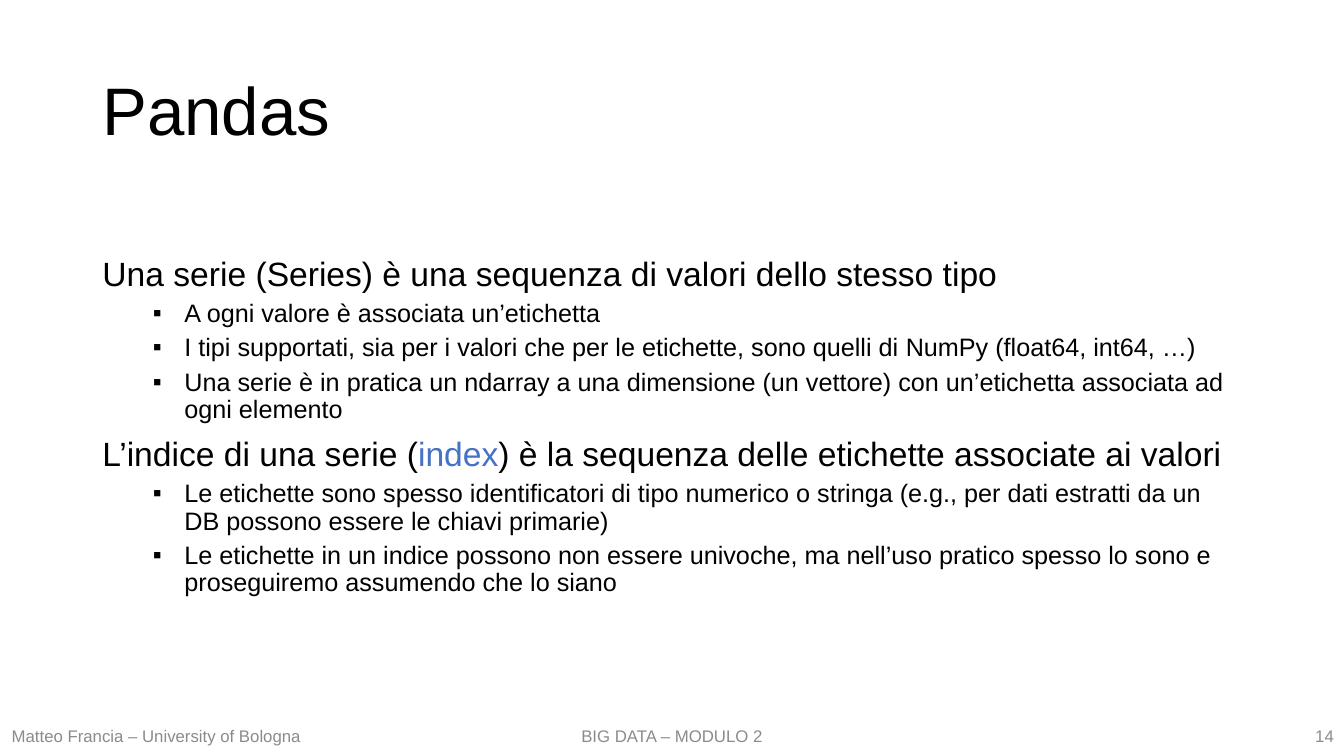
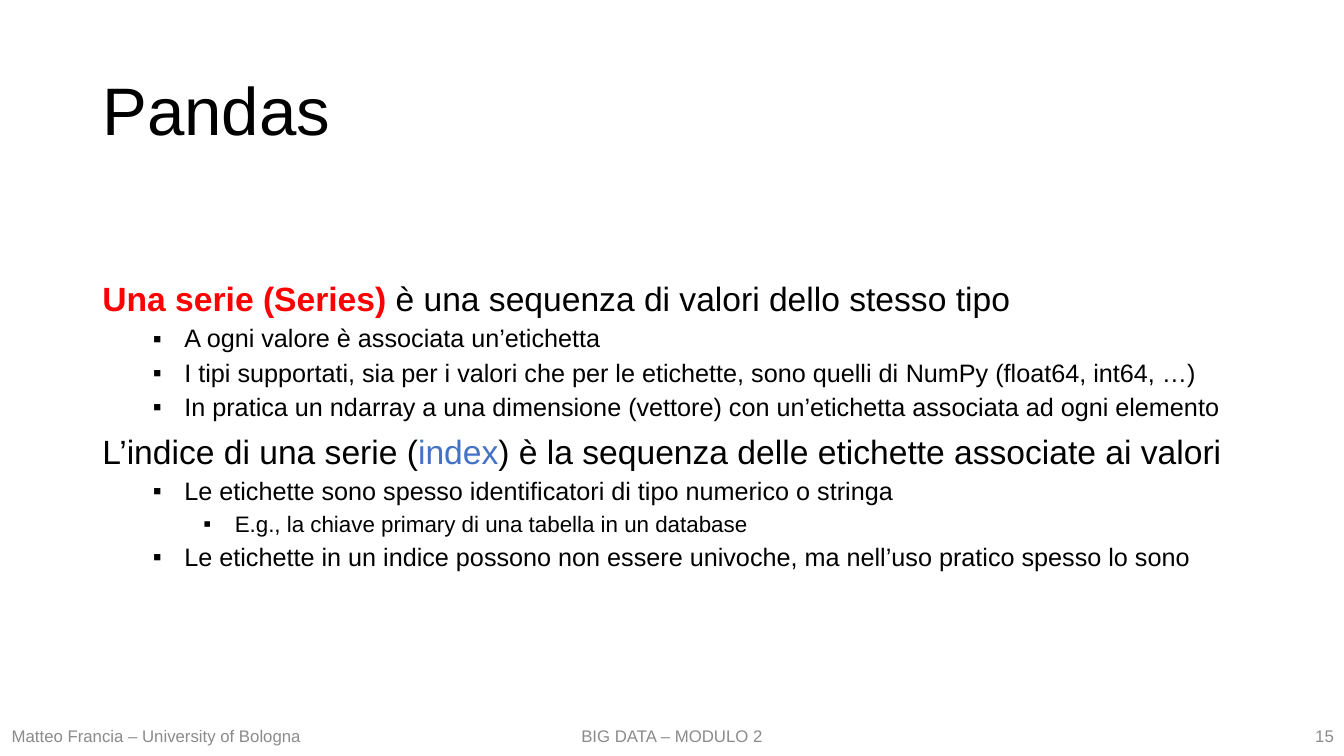
Before and after one commit to w4bo/teaching-handsondatapipelines, a slide deck: slide 15 of 01-DataPreprocessing/slides.pptx (slide 14 before the commit). Drawn at 1344x756 pixels with LibreOffice and Linux fonts; fonts in the diff are those of the drawing. Boxes give left, top, right and bottom in pixels: in the first picture for what was removed or moved away, otherwise in the second. Text is boxed around its words. In the diff, an @@ line names an element or a change of style, - is before the commit and + after.

```diff
--- a/01-DataPreprocessing/slides.pptx
+++ b/01-DataPreprocessing/slides.pptx
@@ text at box(102, 286, 1010, 318): text colour #000000 to #FF0000, bold on in "Una serie (Series)" @@
@@ text at box(184, 397, 1219, 422): text changed @@
-  ▪ Una serie è in pratica un ndarray a una dimensione (un vettore) con un’etichetta associata ad ogni elemento
+  ▪ In pratica un ndarray a una dimensione (vettore) con un’etichetta associata ad ogni elemento
@@ text at box(184, 481, 1190, 571): text changed @@
-  ▪ Le etichette sono spesso identificatori di tipo numerico o stringa (e.g., per dati estratti da un DB possono essere le chiavi primarie)
-  ▪ Le etichette in un indice possono non essere univoche, ma nell’uso pratico spesso lo sono e proseguiremo assumendo che lo siano
+  ▪ Le etichette sono spesso identificatori di tipo numerico o stringa
+    ▪ E.g., la chiave primary di una tabella in un database
+  ▪ Le etichette in un indice possono non essere univoche, ma nell’uso pratico spesso lo sono
@@ page number at box(1315, 730, 1334, 742): text changed @@
-14
+15
```
Also in this commit, not shown: 20 other slides changed, 5 slides added, 4 other files.
